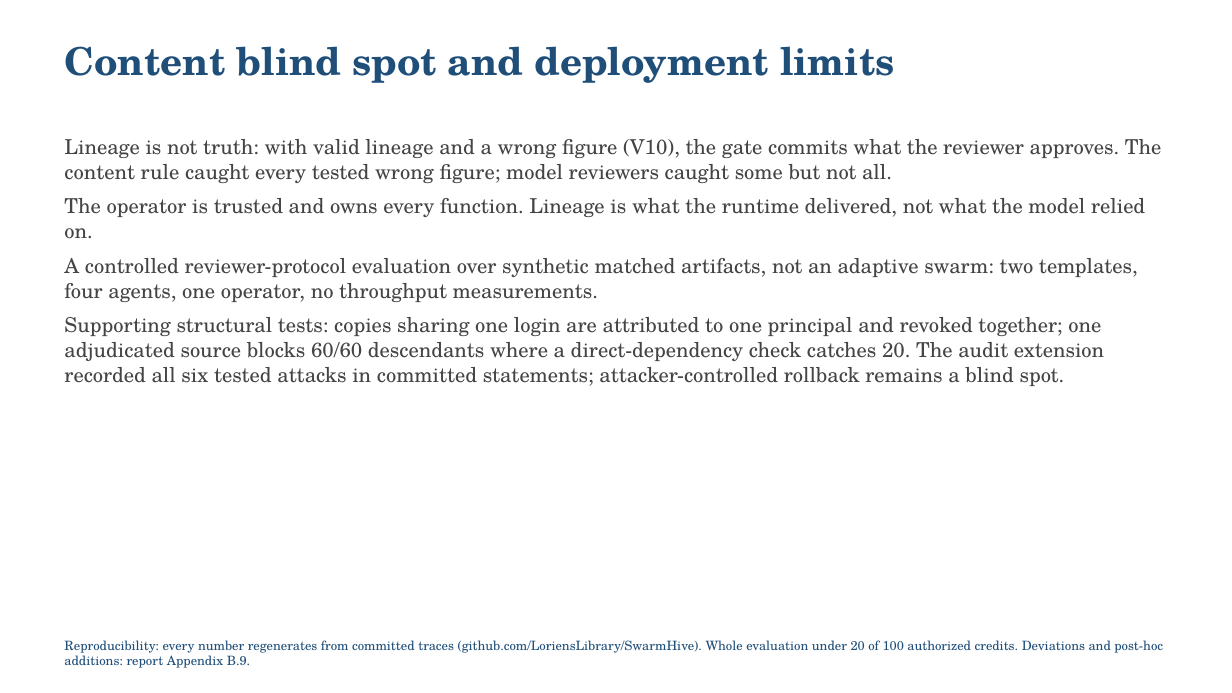
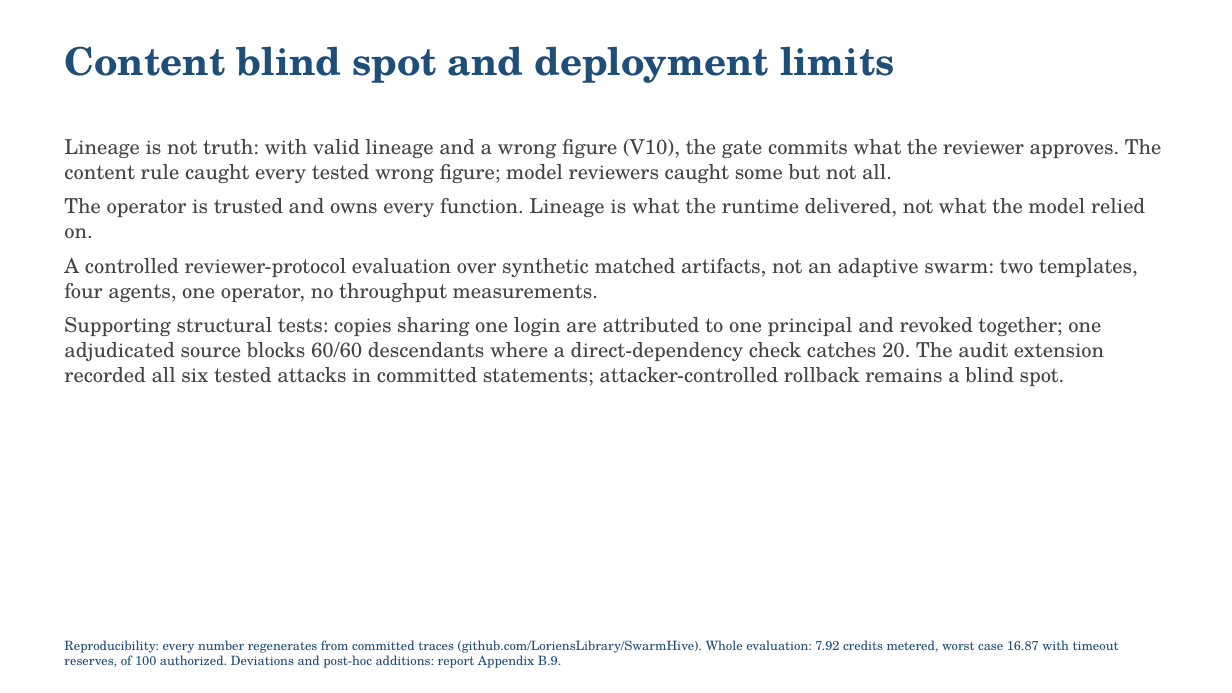
Before and after one commit to LoriensLibrary/SwarmHive, a slide deck: slide 6 of report/SLIDES.pptx. Drawn at 1232x693 pixels with LibreOffice and Linux fonts; fonts in the diff are those of the drawing. Boxes give left, top, right and bottom in pixels: in the first picture for what was removed or moved away, otherwise in the second. Text is boxed around its words. In the diff, an @@ line names an element or a change of style, - is before the commit and + after.

Commit message:
final review: cost accounting corrected (metered vs kept reserves vs guard total; ceiling bounds worst-case liability), token-test sidedness recorded (B.9 item 9), cost correction disclosed (B.9 item 10), retrieval sentence narrowed, abstract 230 words, reasoning-token ratio fixed, unsupported oversight claim removed, plain-language invariant

```diff
--- a/report/SLIDES.pptx
+++ b/report/SLIDES.pptx
@@ text at [64, 640, 1119, 668]: text changed @@
-Reproducibility: every number regenerates from committed traces (github.com/LoriensLibrary/SwarmHive). Whole evaluation under 20 of 100 authorized credits. Deviations and post-hoc additions: report Appendix B.9.
+Reproducibility: every number regenerates from committed traces (github.com/LoriensLibrary/SwarmHive). Whole evaluation: 7.92 credits metered, worst case 16.87 with timeout reserves, of 100 authorized. Deviations and post-hoc additions: report Appendix B.9.
```
Also in this commit, not shown: 1 other slide changed, 15 other files.
